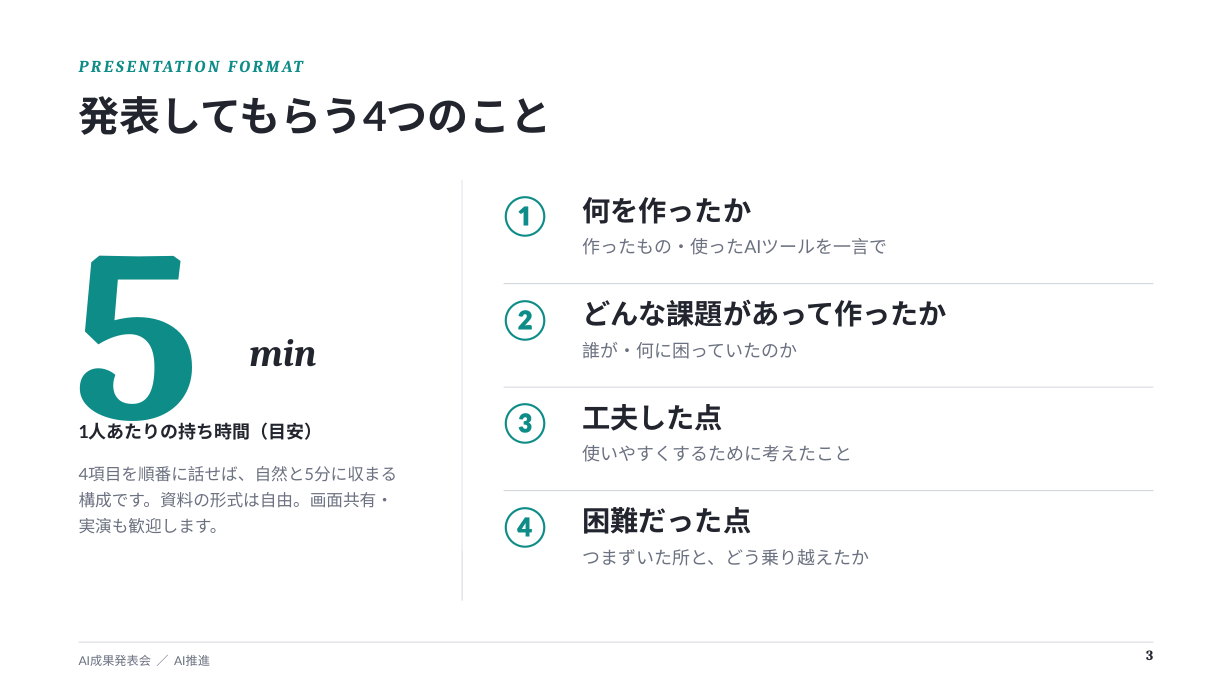
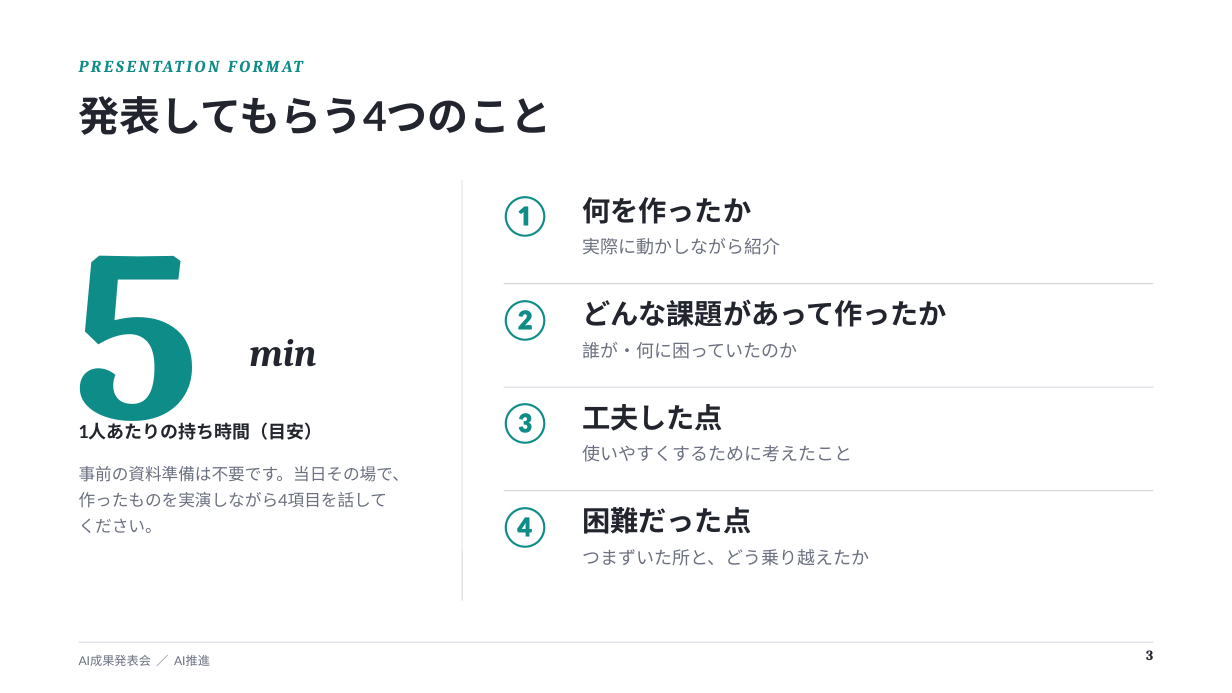
Before and after one commit to shinxgolf/shinxgolf.github.io, a slide deck: slide 3 of ai-presentation/AI成果発表会.pptx. Drawn at 1232x693 pixels with LibreOffice and Linux fonts; fonts in the diff are those of the drawing. Boxes give left, top, right and bottom in pixels: in the first picture for what was removed or moved away, otherwise in the second. Text is boxed around its words. In the diff, an @@ line names an element or a change of style, - is before the commit and + after.

```diff
--- a/ai-presentation/AI成果発表会.pptx
+++ b/ai-presentation/AI成果発表会.pptx
@@ text at (582, 238, 780, 255): text changed @@
-作ったもの・使ったAIツールを一言で
+実際に動かしながら紹介
@@ text at (79, 466, 410, 533): text changed @@
-4項目を順番に話せば、自然と5分に収まる構成です。資料の形式は自由。画面共有・実演も歓迎します。
+事前の資料準備は不要です。当日その場で、作ったものを実演しながら4項目を話してください。
```
Also in this commit, not shown: 3 other slides changed, 1 slide added, 6 slides removed.
